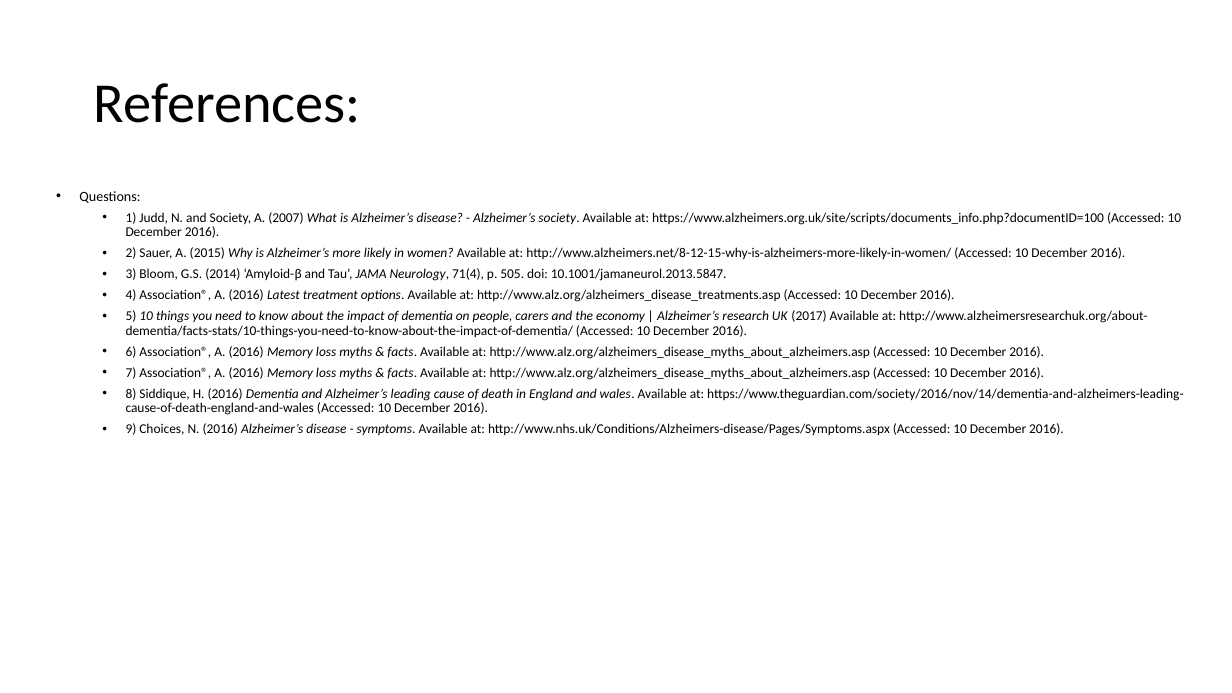
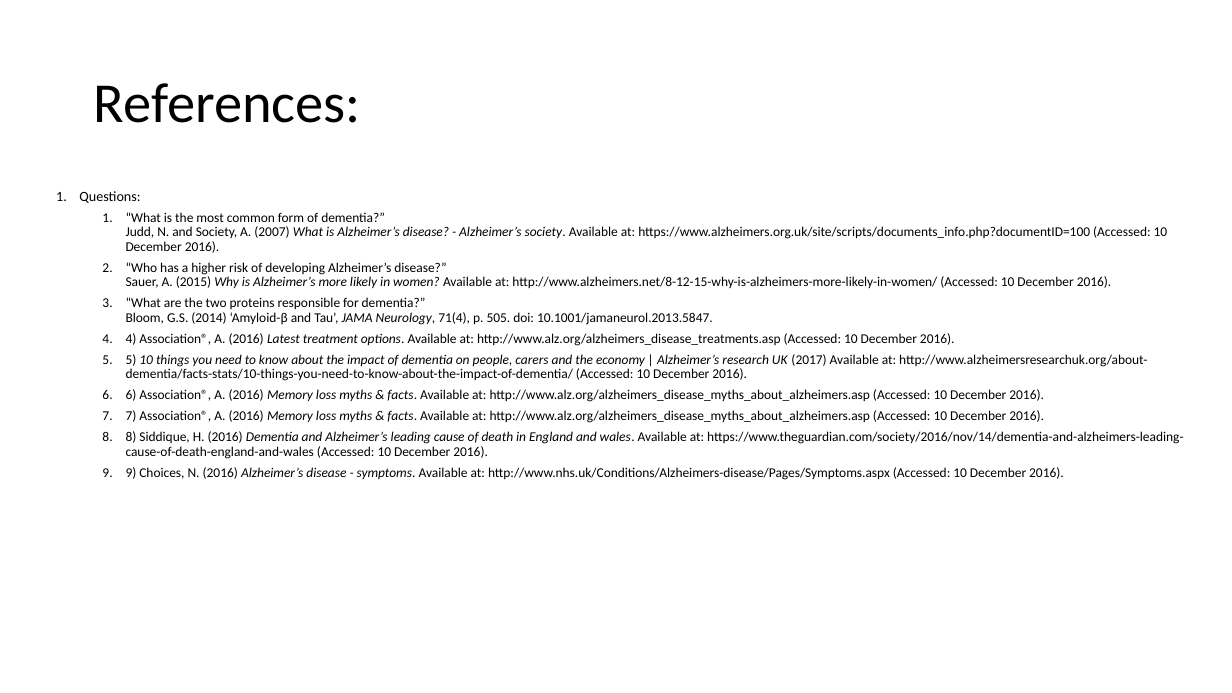
Before and after one commit to Ldn2016/team-11, a slide deck: slide 5 of _presentation/Team 11 Presentation.pptx (slide 3 before the commit). Drawn at 1232x693 pixels with LibreOffice and Linux fonts; fonts in the diff are those of the drawing. Boxes give left, top, right and bottom in pixels: in the first picture for what was removed or moved away, otherwise in the second. Text is boxed around its words. In the diff, an @@ line names an element or a change of style, - is before the commit and + after.

```diff
--- a/_presentation/Team 11 Presentation.pptx
+++ b/_presentation/Team 11 Presentation.pptx
@@ text at bbox=[79, 191, 1183, 480]: bullet • to 1. @@
@@ text at bbox=[126, 212, 1168, 325]: text changed @@
-  • 1) Judd, N. and Society, A. (2007) What is Alzheimer’s disease? - Alzheimer’s society. Available at: https://www.alzheimers.org.uk/site/scripts/documents_info.php?documentID=100 (Accessed: 10 December 2016).
-  • 2) Sauer, A. (2015) Why is Alzheimer’s more likely in women? Available at: http://www.alzheimers.net/8-12-15-why-is-alzheimers-more-likely-in-women/ (Accessed: 10 December 2016).
-  • 3) Bloom, G.S. (2014) ‘Amyloid-β and Tau’, JAMA Neurology, 71(4), p. 505. doi: 10.1001/jamaneurol.2013.5847.
+  1. “What is the most common form of dementia?”
+     Judd, N. and Society, A. (2007) What is Alzheimer’s disease? - Alzheimer’s society. Available at: https://www.alzheimers.org.uk/site/scripts/documents_info.php?documentID=100 (Accessed: 10 December 2016).
+  2. “Who has a higher risk of developing Alzheimer’s disease?”
+     Sauer, A. (2015) Why is Alzheimer’s more likely in women? Available at: http://www.alzheimers.net/8-12-15-why-is-alzheimers-more-likely-in-women/ (Accessed: 10 December 2016).
+  3. “What are the two proteins responsible for dementia?”
+     Bloom, G.S. (2014) ‘Amyloid-β and Tau’, JAMA Neurology, 71(4), p. 505. doi: 10.1001/jamaneurol.2013.5847.
```
Also in this commit, not shown: 3 slides added.
